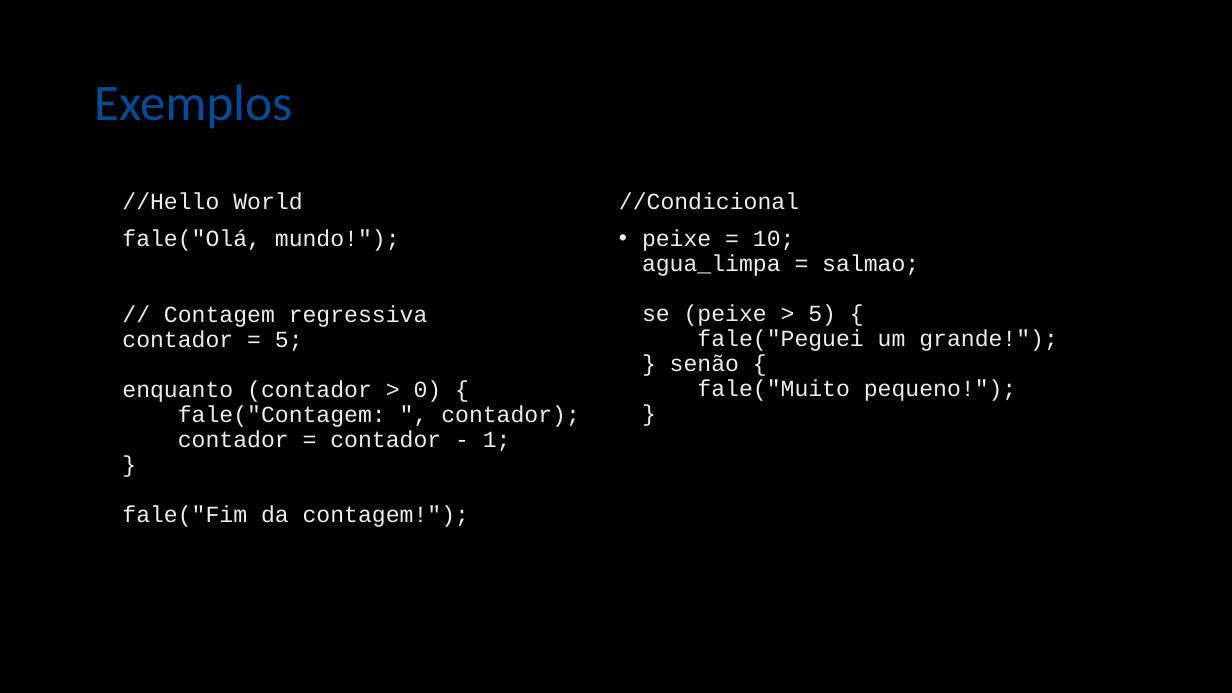
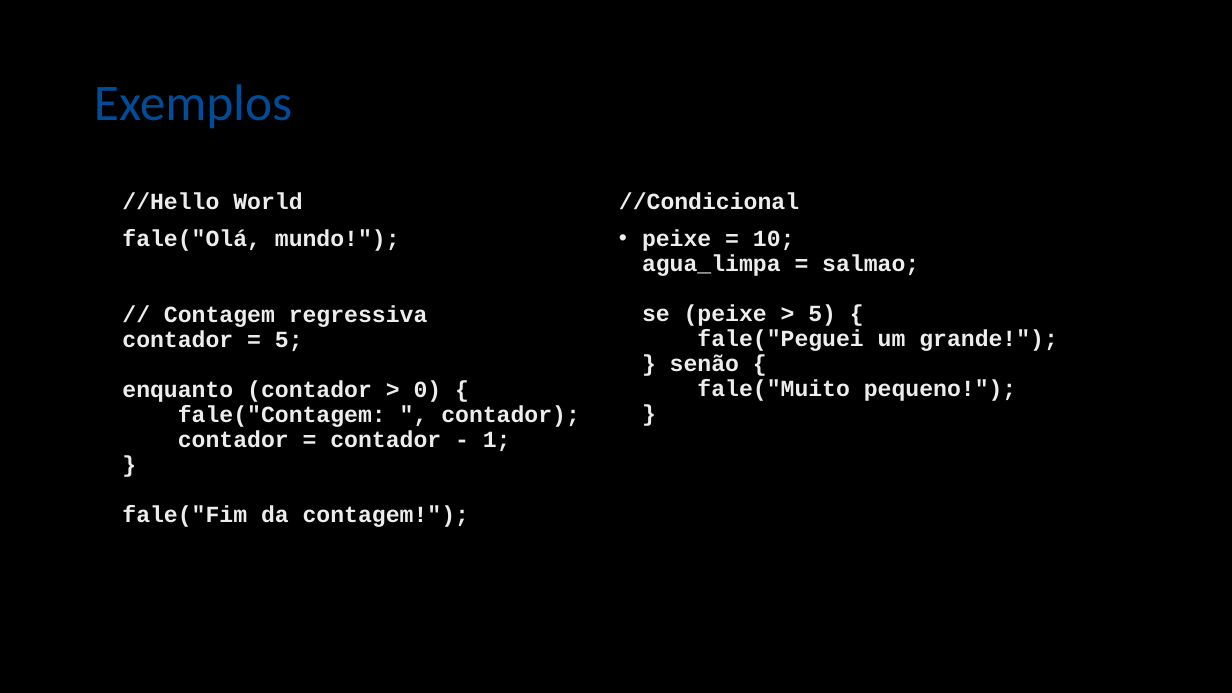
Before and after one commit to RicardolCarvalho/Linguagem, a slide deck: slide 8 of apresentacao_peixe.pptx (slide 10 before the commit). Drawn at 1232x693 pixels with LibreOffice and Linux fonts; fonts in the diff are those of the drawing; background and template pictures are left out. Boxes give left, top, right and bottom in pixels: in the first picture for what was removed or moved away, otherwise in the second. Text is boxed around its words. In the diff, an @@ line names an element or a change of style, - is before the commit and + after.

```diff
--- a/apresentacao_peixe.pptx
+++ b/apresentacao_peixe.pptx
@@ text "//Hello World" at (x1=122, y1=192, x2=580, y2=527): bold on @@
@@ text "//Condicional" at (x1=619, y1=192, x2=1058, y2=401): bold on @@
```
Also in this commit, not shown: 1 other slide changed, 2 slides removed, 30 other files.
